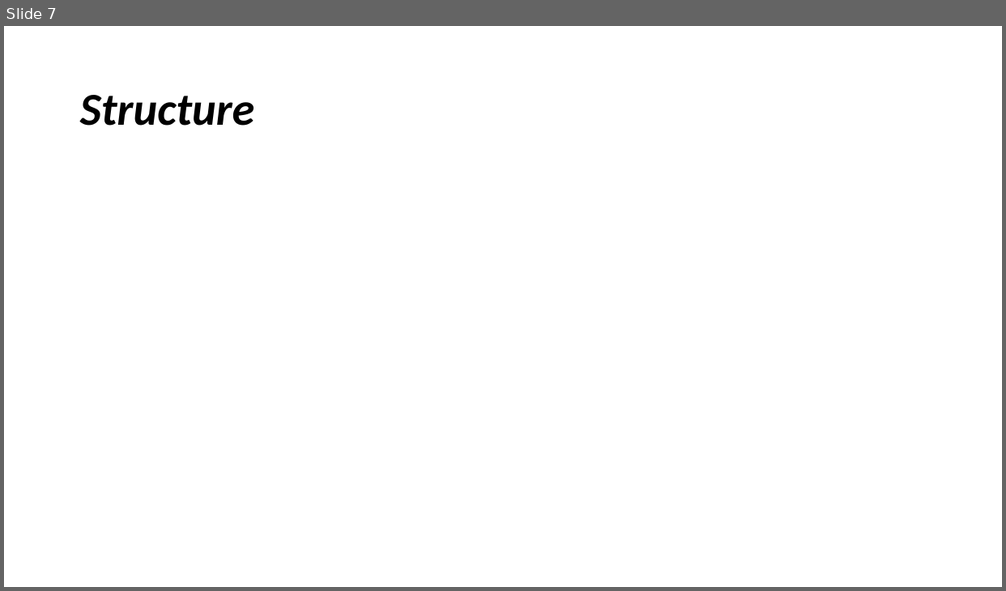
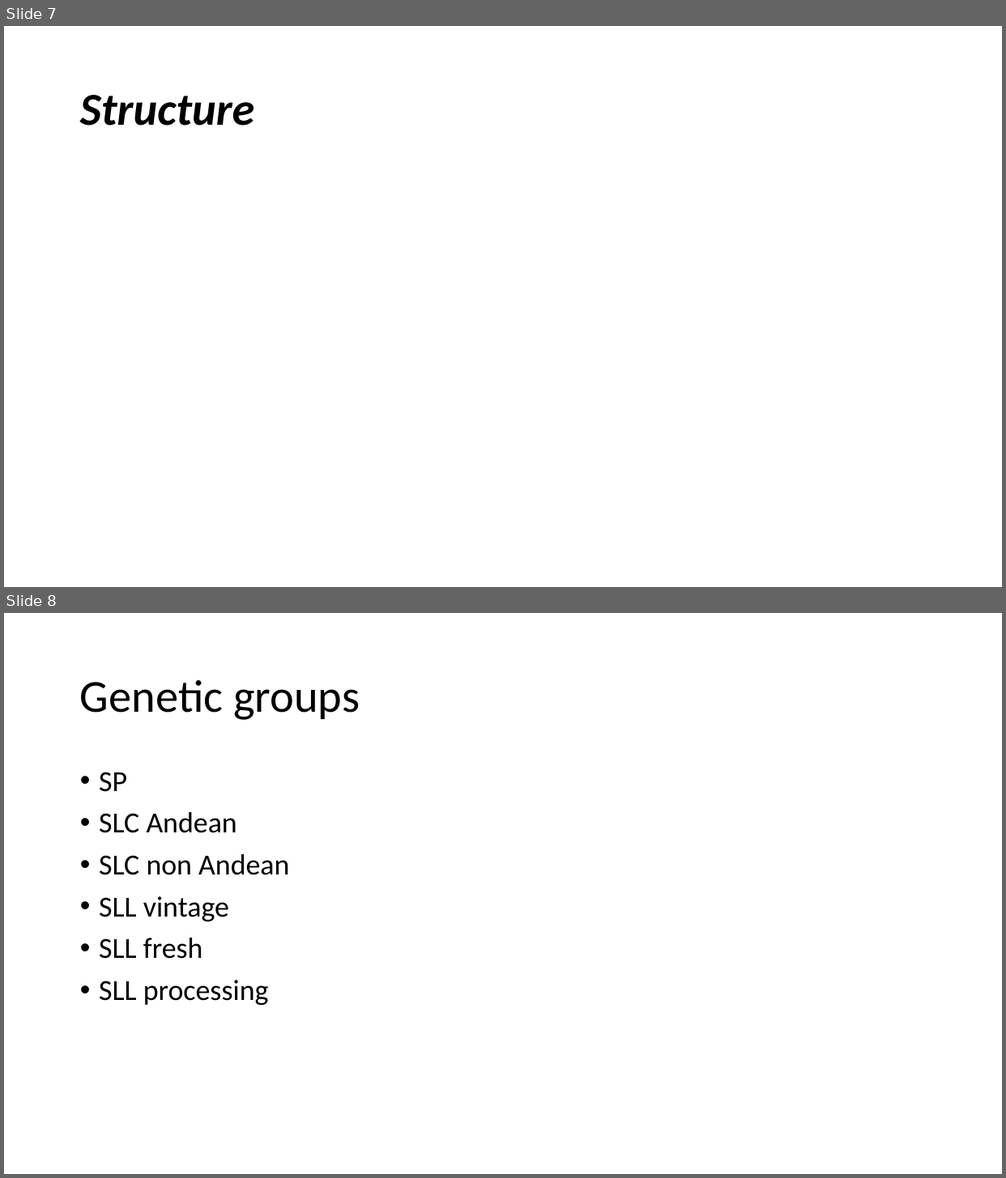
Before and after one commit to jialuw/FinalProject_BCB546X, a slide deck: Fig.7_pipeline.pptx. Shown one above the other, each under a label of ours: slide 7 before the commit, slides 7 and 8 after it. The pictures are 1006x591 and 1006x1178 pixels, drawn with LibreOffice and Linux fonts; fonts in the diff are those of the drawing. Boxes give left, top, right and bottom in pixels: in the first picture for what was removed or moved away, otherwise in the second. Text is boxed around its words. In the diff, an @@ line names an element or a change of style, - is before the commit and + after.

Commit message:
label with group

```diff
--- a/Fig.7_pipeline.pptx
+++ b/Fig.7_pipeline.pptx
@@ slide 8 added at [4, 613, 1002, 1174], background #FFFFFF @@
@@ title added at [80, 680, 360, 720], 44 pt, text #000000 @@
+Genetic groups
@@ text added at [99, 772, 289, 1005], 28 pt, text #000000 @@
+• SP
+• SLC Andean
+• SLC non Andean
+• SLL vintage
+• SLL fresh
+• SLL processing
```
Also in this commit, not shown: 6 other files.
